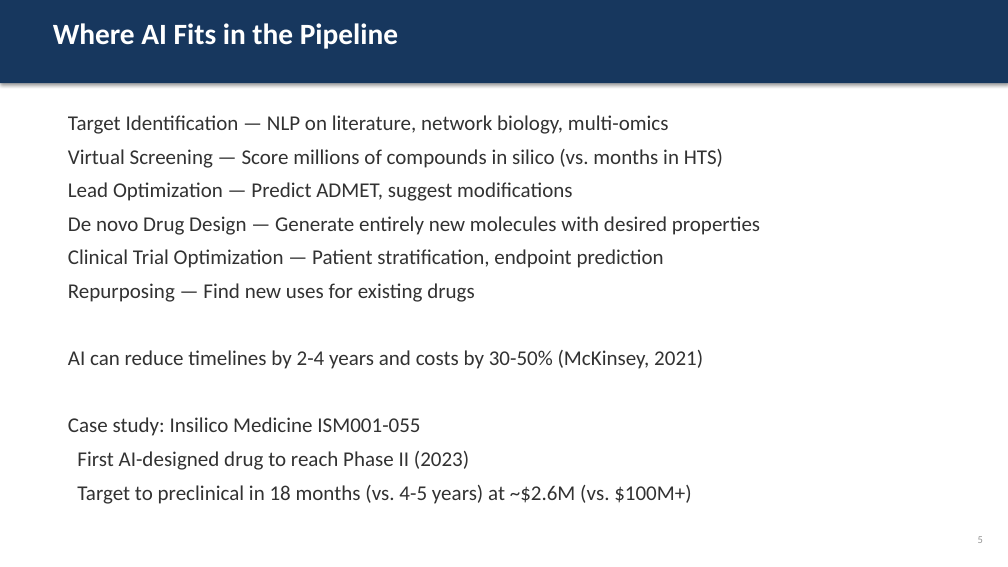
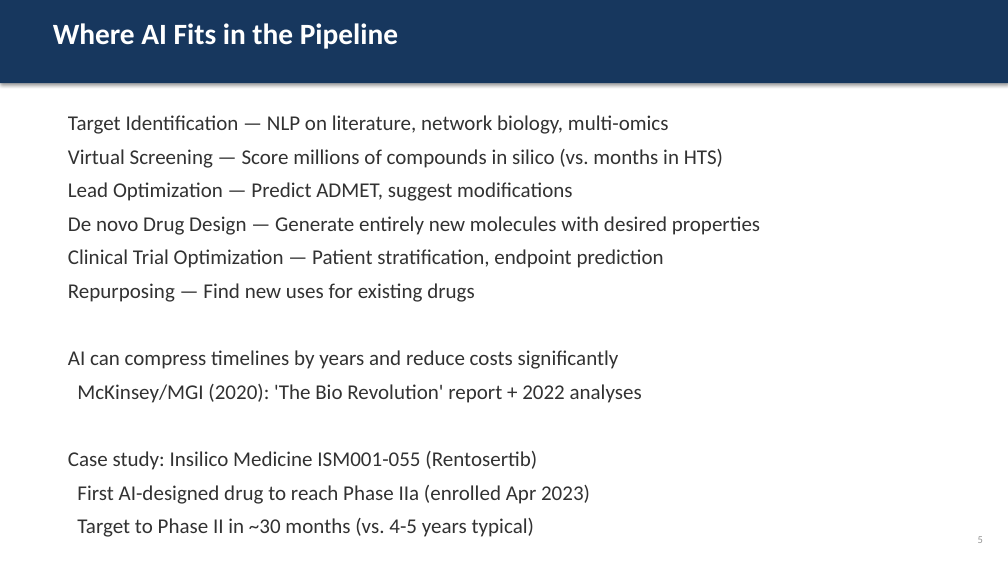
Before and after one commit to officialprateekmethwani-coder/AI-Drug-Discovery, a slide deck: slide 5 of day1_introduction/slides.pptx. Drawn at 1008x567 pixels with LibreOffice and Linux fonts; fonts in the diff are those of the drawing. Boxes give left, top, right and bottom in pixels: in the first picture for what was removed or moved away, otherwise in the second. Text is boxed around its words. In the diff, an @@ line names an element or a change of style, - is before the commit and + after.

```diff
--- a/day1_introduction/slides.pptx
+++ b/day1_introduction/slides.pptx
@@ text at <box>68,350,642,537</box>: text changed @@
-AI can reduce timelines by 2-4 years and costs by 30-50% (McKinsey, 2021)
-Case study: Insilico Medicine ISM001-055
-First AI-designed drug to reach Phase II (2023)
-Target to preclinical in 18 months (vs. 4-5 years) at ~$2.6M (vs. $100M+)
+AI can compress timelines by years and reduce costs significantly
+McKinsey/MGI (2020): 'The Bio Revolution' report + 2022 analyses
+Case study: Insilico Medicine ISM001-055 (Rentosertib)
+First AI-designed drug to reach Phase IIa (enrolled Apr 2023)
+Target to Phase II in ~30 months (vs. 4-5 years typical)
```
Also in this commit, not shown: 2 other slides changed, 5 other files.
